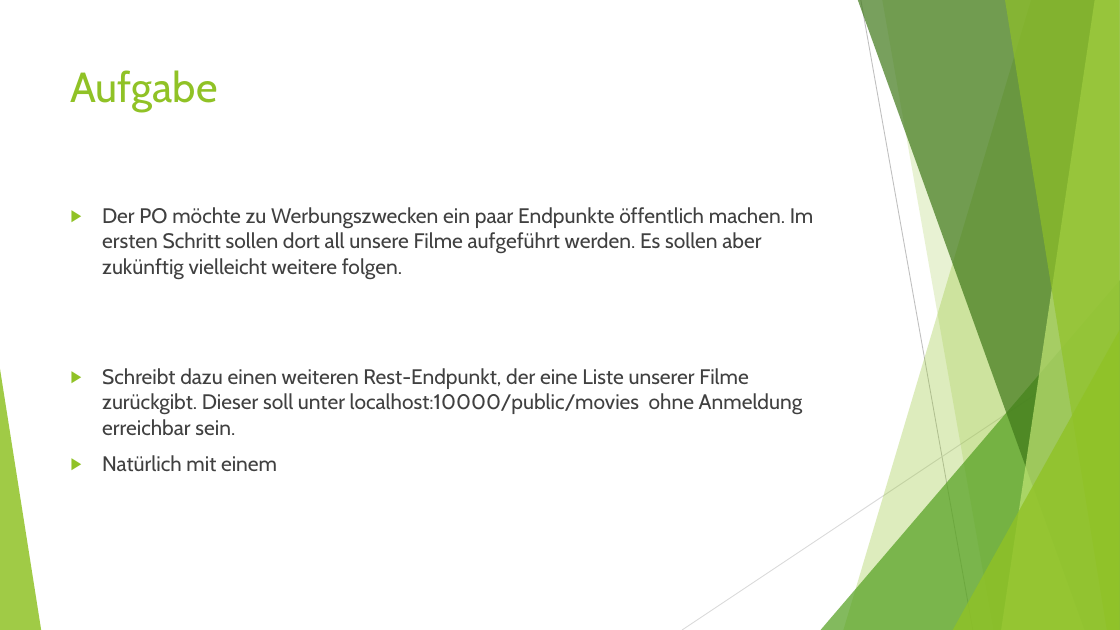
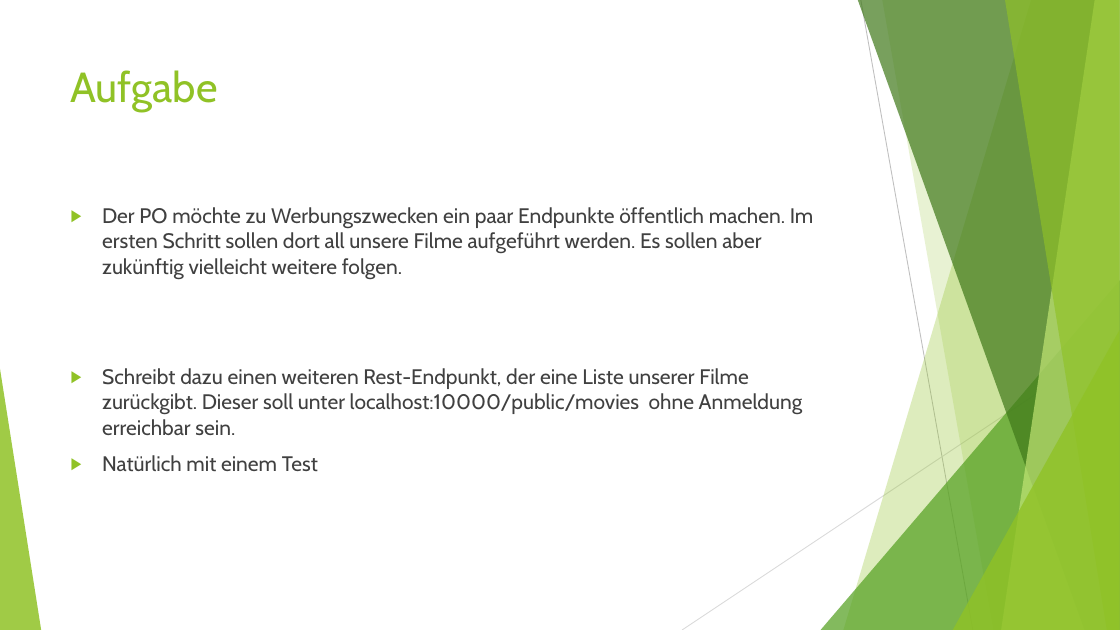
Before and after one commit to MichaelZett/20250708_Spring_Security, a slide deck: slide 47 of Spring_Security.pptx. Drawn at 1120x630 pixels with LibreOffice and Linux fonts; fonts in the diff are those of the drawing. Boxes give left, top, right and bottom in pixels: in the first picture for what was removed or moved away, otherwise in the second. Text is boxed around its words. In the diff, an @@ line names an element or a change of style, - is before the commit and + after.

```diff
--- a/Spring_Security.pptx
+++ b/Spring_Security.pptx
@@ text at bbox=[102, 455, 318, 471]: text changed @@
-▶ Natürlich mit einem
+▶ Natürlich mit einem Test
```
Also in this commit, not shown: 1 other slide changed, 26 other files.
